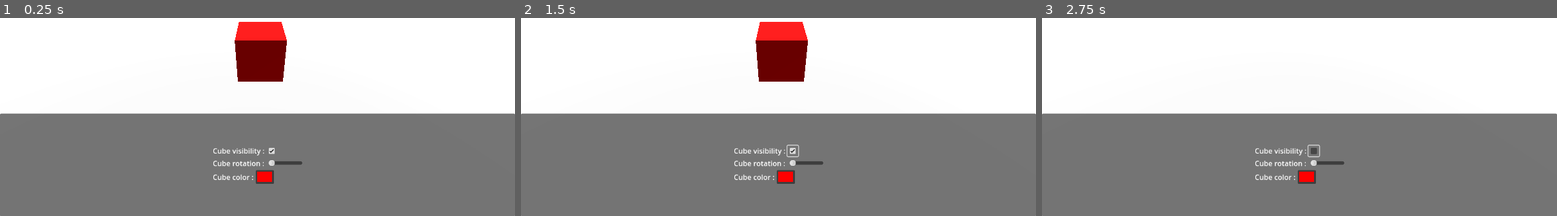
Above: before the commit, frames 1-3 (left to right).
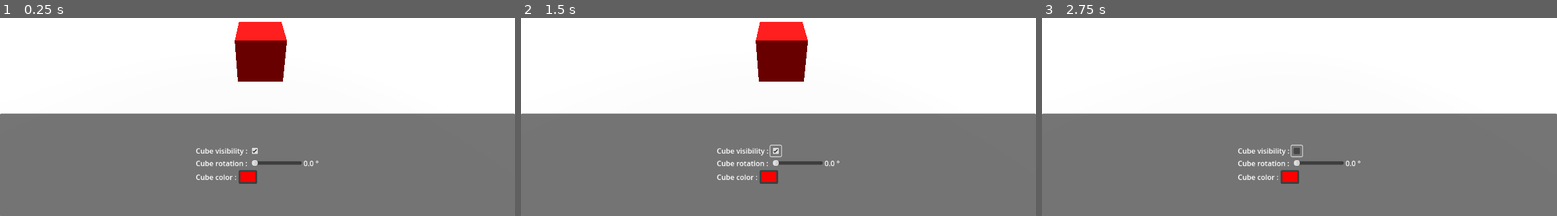
Above: after the commit, the same moments.

Repository: joranmarcy/Godot-MEDS-Sample
Game: Godot game, scene res://samples/main.tscn
Two runs of this game, one before a commit and one after it. Both use one fixed random seed, a clock stepped at 60 frames per second and the inputs below.
Inputs (mouse positions are in pixels of both pictures, inside the frame that each line leads up to; where the layout moved, square brackets give the same spot in the first picture):
- Up to frame 1 (0.25 s): no input
- Up to frame 2 (1.5 s): click (773, 150) [793, 150] at 0.5 s; click (773, 150) [793, 150] at 1.25 s
- Up to frame 3 (2.75 s): click (1294, 150) [1314, 150] at 2 s

The runs differ from the first frame. In frame 1, 1.1% of the frame differs, in the area x 38-62%, y 65-84%; in frame 2, 1.2%; in frame 3, 1.3%, in the area x 38-62%, y 63-84%.

Commit message:
feat: enhance menu UI by adding new labels and updating minimum size for better layout

Diff:
--- a/samples/prefabs/menu.tscn
+++ b/samples/prefabs/menu.tscn
@@ -1,9 +1,10 @@
-[gd_scene load_steps=7 format=3 uid="uid://bf7ic1165wq3u"]
+[gd_scene load_steps=8 format=3 uid="uid://bf7ic1165wq3u"]
 
 [ext_resource type="Script" uid="uid://dnkkogdmsde86" path="res://scripts/ui/bool-driven-checkbox.gd" id="1_qp0mf"]
 [ext_resource type="Resource" uid="uid://d0f12m7q2anp7" path="res://samples/resources/cube-visibility.tres" id="2_3e2kd"]
 [ext_resource type="Resource" uid="uid://d0lvwpimvdu0f" path="res://samples/resources/cube-rotation.tres" id="4_8o0cq"]
 [ext_resource type="Script" uid="uid://88788hcpf44m" path="res://scripts/ui/float-driven-slider.gd" id="5_6nml3"]
+[ext_resource type="Script" uid="uid://bsmw2a24e0op5" path="res://scripts/ui/float-driven-label.gd" id="5_qp0mf"]
 [ext_resource type="Script" uid="uid://iwi7jkmkggbd" path="res://scripts/ui/color-driven-color-picker.gd" id="6_twerf"]
 [ext_resource type="Resource" uid="uid://b4iae3nedcib3" path="res://samples/resources/cube-color.tres" id="7_43bnt"]
 
@@ -24,7 +25,7 @@
 layout_mode = 2
 
 [node name="VBoxContainer" type="VBoxContainer" parent="PanelContainer/CenterContainer"]
-custom_minimum_size = Vector2(200, 0)
+custom_minimum_size = Vector2(275, 0)
 layout_mode = 2
 
 [node name="HBoxContainer" type="HBoxContainer" parent="PanelContainer/CenterContainer/VBoxContainer"]
@@ -54,6 +55,16 @@
 script = ExtResource("5_6nml3")
 float_variable = ExtResource("4_8o0cq")
 
+[node name="Label2" type="Label" parent="PanelContainer/CenterContainer/VBoxContainer/HBoxContainer2"]
+layout_mode = 2
+text = "180"
+script = ExtResource("5_qp0mf")
+float_variable = ExtResource("4_8o0cq")
+
+[node name="Label3" type="Label" parent="PanelContainer/CenterContainer/VBoxContainer/HBoxContainer2"]
+layout_mode = 2
+text = "°"
+
 [node name="HBoxContainer3" type="HBoxContainer" parent="PanelContainer/CenterContainer/VBoxContainer"]
 layout_mode = 2
 
